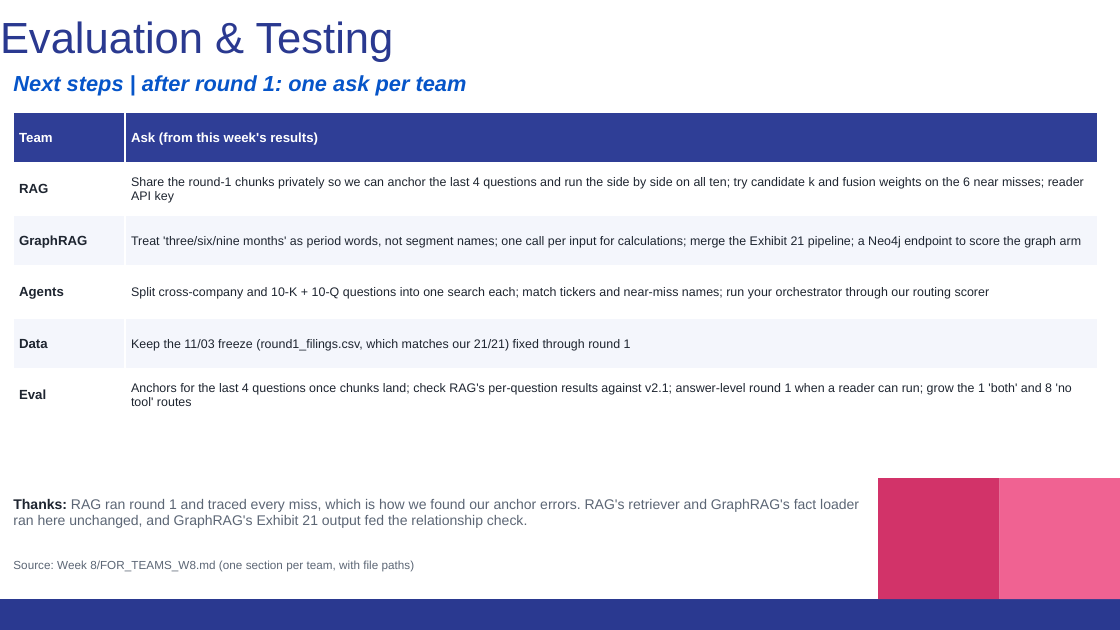
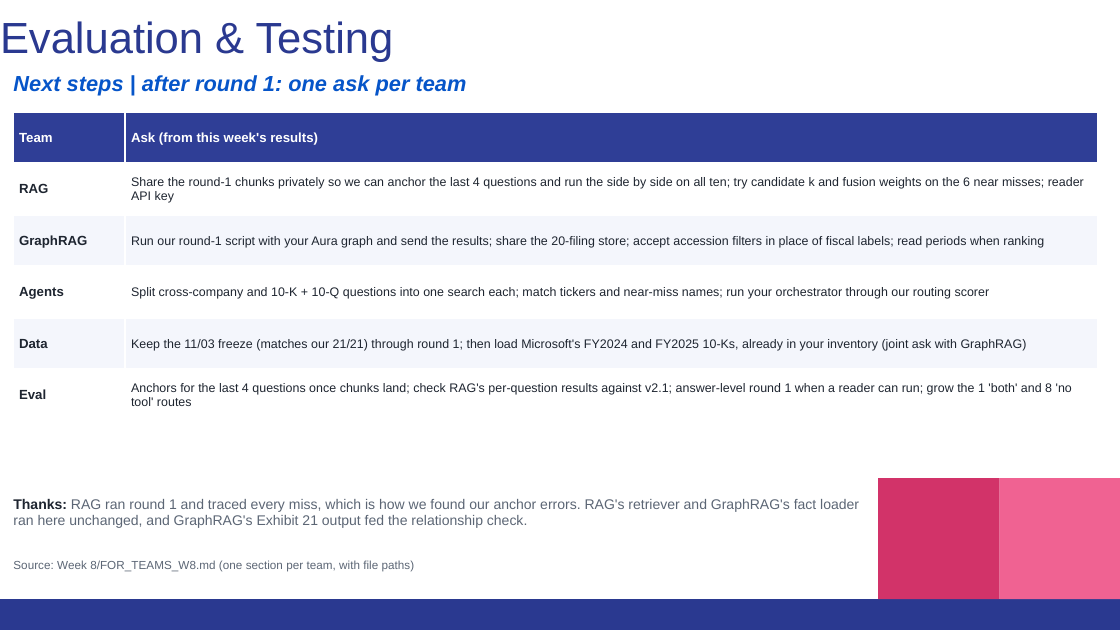
Before and after one commit to thomassong0604-oss/kpmg-eval, a slide deck: slide 8 of Week 8/deck/KPMG_Eval_Week8_11-12.pptx. Drawn at 1120x630 pixels with LibreOffice and Linux fonts; fonts in the diff are those of the drawing. Boxes give left, top, right and bottom in pixels: in the first picture for what was removed or moved away, otherwise in the second. Text is boxed around its words. In the diff, an @@ line names an element or a change of style, - is before the commit and + after.

```diff
--- a/Week 8/deck/KPMG_Eval_Week8_11-12.pptx
+++ b/Week 8/deck/KPMG_Eval_Week8_11-12.pptx
@@ table at box(13, 112, 1098, 421) @@
-row 3, column 2: Treat 'three/six/nine months' as period words, not segment names; one call per input for calculations; merge the Exhibit 21 pipeline; a Neo4j endpoint to score the graph arm
+row 3, column 2: Run our round-1 script with your Aura graph and send the results; share the 20-filing store; accept accession filters in place of fiscal labels; read periods when ranking
-row 5, column 2: Keep the 11/03 freeze (round1_filings.csv, which matches our 21/21) fixed through round 1
+row 5, column 2: Keep the 11/03 freeze (matches our 21/21) through round 1; then load Microsoft's FY2024 and FY2025 10-Ks, already in your inventory (joint ask with GraphRAG)
```
Also in this commit, not shown: 3 other slides changed, 48 other files.
